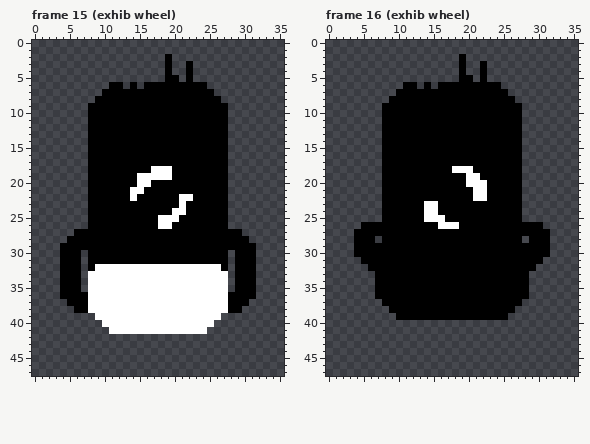
Pixel-art file, stored at Assets/Resources/new aseprite/beings/boss/frigo/frigo.aseprite. Above, as it was before the edit.
36x48 pixels, 33 frames. Colours within 5 levels of each other are drawn and written as one. Shown: frame 15 (exhib wheel), frame 16 (exhib wheel). The commit also changed other frames, which this record leaves out.
The result:
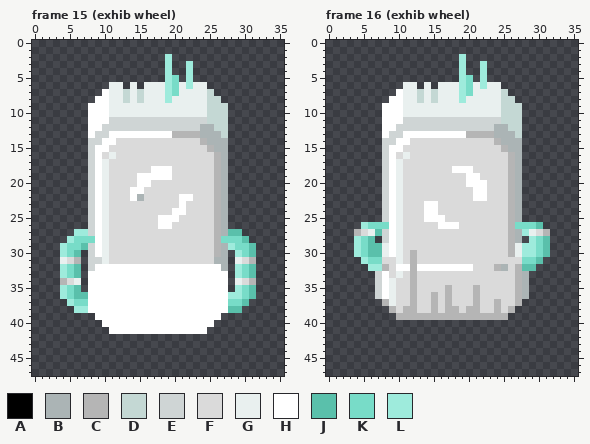
Palette (. is transparent): A #000000  B #abb4b5  C #b5b5b5  D #c4d8d4  E #cfd5d5  F #dadada  G #e9f0ef  H #ffffff  J #5ac0ab  K #78dcc8  L #9eebdc
Change:
layer "...em/.face. em" now hidden
layer "...em/.frigo. em" now hidden
Changed rows in their new state; - is an unchanged pixel.
Frame 15 (exhib wheel):
first column x 4:
 2 ---------------L------------
 3 ---------------L--L---------
 4 ---------------L--L---------
 5 ---------------LK-L---------
 6 -------GG-G-GGGLKGLGG-------
 7 ------HGGDGDGGGLKGGGGD------
 8 -----HHGGDGDGGGLGGGGGDD-----
 9 ----HHHGGGGGGGGGGGGGGDDD----
10 ----HHHGGGGGGGGGGGGGGDDD----
11 ----HHHEEEEEEEEEEEEEEDDD----
12 ----HHEEEEEEEEEEEEEEBBDD----
13 ----HEEHHHHHHHHHCCCCBBBD----
14 ----EEHHFFFFFFFFFFFFCBBB----
15 ----EHHFFFFFFFFFFFFFFCBB----
16 ----EHFGFFFFFFFFFFFFFFCB----
17 ----EHGFFFFFFFFFFFFFFFCB----
18 ----EHGFFFFFF---FFFFFFCB----
19 ----EHGFFFF-----FFFFFFCB----
20 ----EHGFFFF--FFFFFFFFFCB----
21 ----EHGFFF--FFFFFFFFFFCB----
22 ----EHGFFF-BFFFFF--FFFCB----
23 ----EHGFFFFFFFFFF-FFFFCB----
24 ----EHGFFFFFFFFF--FFFFCB----
25 ----EHGFFFFFFF---FFFFFCB----
26 ----EHGFFFFFFF--FFFFFFCB----
27 --LLEHGFFFFFFFFFFFFFFFCBJJ--
28 -LKKKHGFFFFFFFFFFFFFFFCKKKJ-
29 LKKJEHGFFFFFFFFFFFFFFFCBLKKJ
30 LKJ-EHGFFFFFFFFFFFFFFFCB-LKJ
31 GFC-EEGFFFFFFFFFFFFFFFBB-GFC
32 LKJ-E------------------B-LKJ
33 LKJ----------------------LKJ
34 CFG----------------------GFC
35 LKJ----------------------LKJ
36 LKJJ--------------------LLKJ
37 -LKK--------------------KKJ-
38 --LL--------------------JJ--
Frame 16 (exhib wheel):
first column x 4:
 2 ---------------L------------
 3 ---------------L--L---------
 4 ---------------L--L---------
 5 ---------------LK-L---------
 6 -------GG-G-GGGLKGLGG-------
 7 ------HGGDGDGGGLKGGGGD------
 8 -----HHGGDGDGGGLGGGGGDD-----
 9 ----HHHGGGGGGGGGGGGGGDDD----
10 ----HHHGGGGGGGGGGGGGGDDD----
11 ----HHHEEEEEEEEEEEEEEDDD----
12 ----HHEEEEEEEEEEEEEEBBDD----
13 ----HEEHHHHHHHHHCCCCBBBD----
14 ----EEHHFFFFFFFFFFFFCBBB----
15 ----EHHFFFFFFFFFFFFFFCBB----
16 ----EHFGFFFFFFFFFFFFFFCB----
17 ----EHGFFFFFFFFFFFFFFFCB----
18 ----EHGFFFFFFF---FFFFFCB----
19 ----EHGFFFFFFFFF--FFFFCB----
20 ----EHGFFFFFFFFF---FFFCB----
21 ----EHGFFFFFFFFFF--FFFCB----
22 ----EHGFFFFFFFFFF--FFFCB----
23 ----EHGFFF--FFFFFFFFFFCB----
24 ----EHGFFF--FFFFFFFFFFCB----
25 ----EHGFFF---FFFFFFFFFCB----
26 -LKKKHGFFFFF---FFFFFFFCKKKJ-
27 CFGJEHGFFFFFFFFFFFFFFFCBLGFC
28 LKJ-EHGFFFFFFFFFFFFFFFCB-LKJ
29 LKJJGHGFFFFFFFFFFFFFFFCGLLKJ
30 LKJJGHGFCFFFFFFFFFFFFFCGLLKJ
31 -LKKFFGFCFFFFFFFFFFFFFFFKKJ-
32 --LLCFHHCHHHHHHHHFFFCBFCJJ--
33 ---EHFGFCFFFFFFFFFFFFFFCB---
34 ---EHGFFCFFFFFFFFFFFFFFCB---
35 ---EHGFFCFFFFCFFFCFFFFFCB---
36 ---EHGFFCFFCFCFFFCFFFFFCB---
37 ----CGFFCFFCFCFFFCFFCFFC----
38 -----CFCCFFCFCCFCCFFCFC-----
39 ------CCCCCCCCCCCCCCCC------
Changed places in both pictures, as pixel boxes (x1, y1, x2, y2):
changed: (60, 54, 256, 313)
changed: (354, 54, 550, 320)
